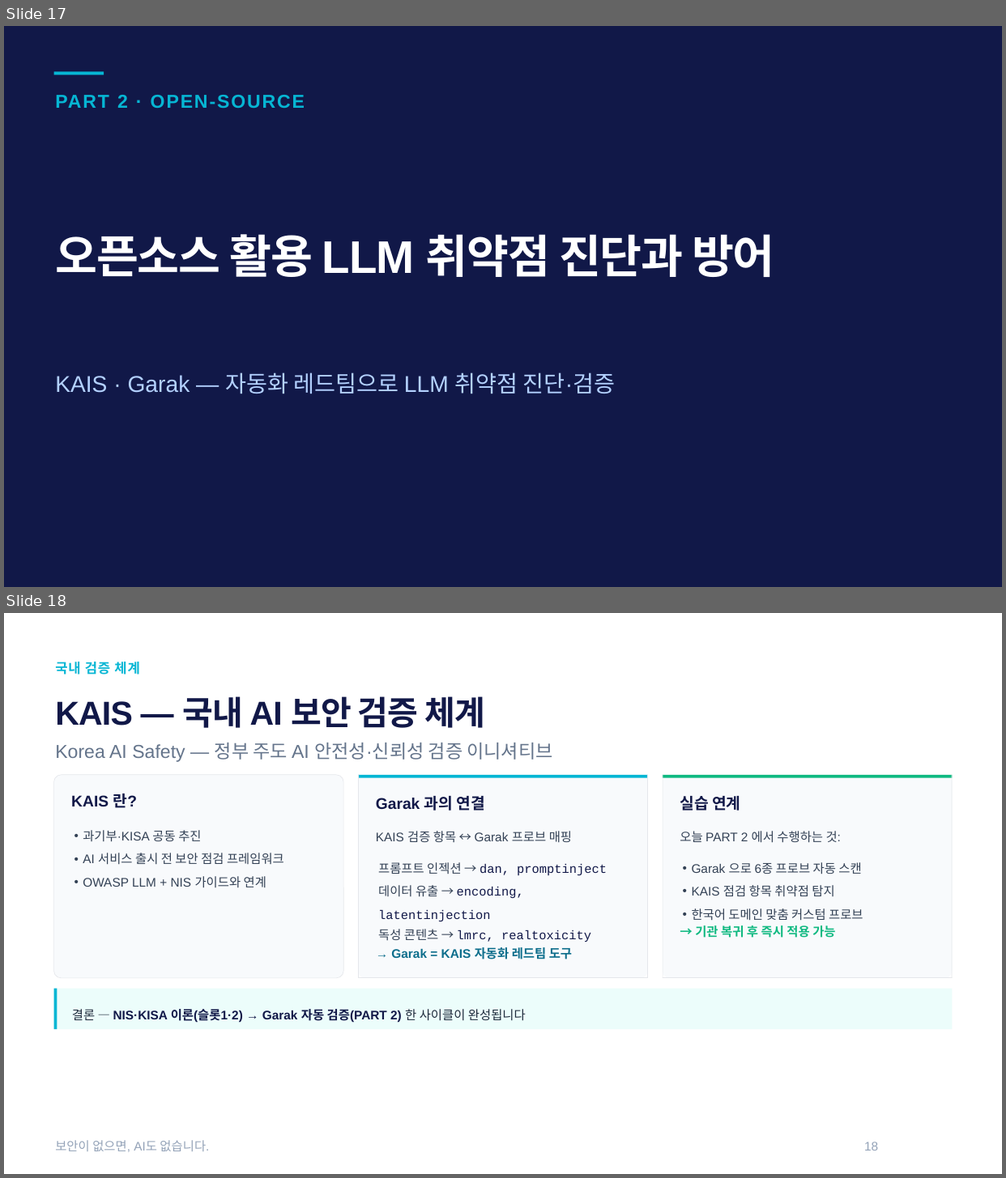
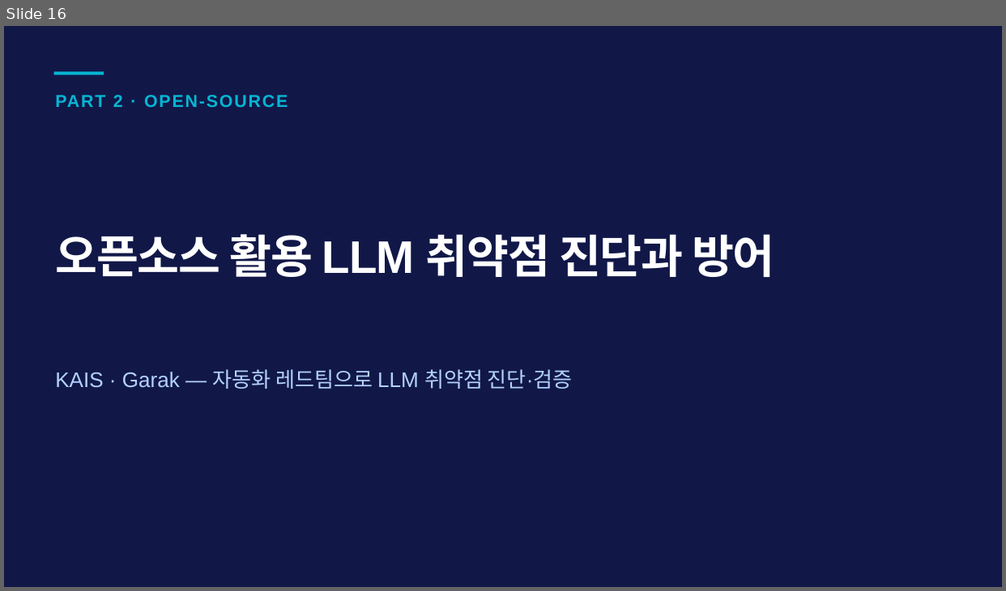
Before and after one commit to sulgik/security-workshop, a slide deck: ws02/class/ws02_slide_class4.pptx. Shown one above the other, each under a label of ours: slides 17 and 18 before the commit, slide 16 after it. The pictures are 1006x1178 and 1006x591 pixels, drawn with LibreOffice and Linux fonts; fonts in the diff are those of the drawing. Boxes give left, top, right and bottom in pixels: in the first picture for what was removed or moved away, otherwise in the second. Text is boxed around its words. In the diff, an @@ line names an element or a change of style, - is before the commit and + after.

```diff
--- a/ws02/class/ws02_slide_class4.pptx
+++ b/ws02/class/ws02_slide_class4.pptx
@@ slide 18 removed at [4, 613, 1002, 1174], background #FFFFFF @@
@@ text removed at [55, 662, 139, 675] @@
-국내 검증 체계
@@ text removed at [55, 696, 485, 728] @@
-KAIS — 국내 AI 보안 검증 체계
@@ text removed at [55, 743, 552, 762] @@
-Korea AI Safety — 정부 주도 AI 안전성·신뢰성 검증 이니셔티브
@@ rounded rectangle removed at [54, 775, 343, 978] @@
@@ rounded rectangle removed at [358, 775, 648, 978] @@
@@ rectangle removed at [358, 775, 648, 777] @@
@@ rectangle removed at [358, 775, 359, 978] @@
@@ rectangle removed at [647, 775, 648, 978] @@
@@ rounded rectangle removed at [663, 775, 952, 978] @@
@@ rectangle removed at [663, 775, 952, 777] @@
@@ rectangle removed at [663, 775, 663, 978] @@
@@ rectangle removed at [952, 775, 952, 978] @@
@@ text removed at [71, 794, 137, 808] @@
-KAIS 란?
@@ text removed at [376, 796, 485, 811] @@
-Garak 과의 연결
@@ text removed at [680, 796, 740, 811] @@
-실습 연계
@@ text removed at [83, 830, 284, 888] @@
-• 과기부·KISA 공동 추진
-• AI 서비스 출시 전 보안 점검 프레임워크
-• OWASP LLM + NIS 가이드와 연계
@@ text removed at [376, 831, 572, 842] @@
-KAIS 검증 항목 ↔ Garak 프로브 매핑
@@ text removed at [680, 831, 841, 843] @@
-오늘 PART 2 에서 수행하는 것:
@@ text removed at [378, 862, 607, 875] @@
-• 프롬프트 인젝션 → dan, promptinject
@@ text removed at [692, 862, 863, 921] @@
-• Garak 으로 6종 프로브 자동 스캔
-• KAIS 점검 항목 취약점 탐지
-• 한국어 도메인 맞춤 커스텀 프로브
@@ text removed at [378, 885, 524, 922] @@
-• 데이터 유출 → encoding, latentinjection
@@ text removed at [695, 926, 835, 938] @@
-→ 기관 복귀 후 즉시 적용 가능
@@ text removed at [378, 929, 591, 942] @@
-• 독성 콘텐츠 → lmrc, realtoxicity
@@ text removed at [391, 948, 572, 960] @@
-→ Garak = KAIS 자동화 레드팀 도구
@@ rectangle removed at [54, 989, 952, 1029] @@
@@ rectangle removed at [54, 989, 57, 1029] @@
@@ rectangle removed at [358, 977, 648, 978] @@
@@ rectangle removed at [663, 977, 952, 978] @@
@@ text removed at [72, 1009, 526, 1023] @@
-결론 — NIS·KISA 이론(슬롯1·2) → Garak 자동 검증(PART 2) 한 사이클이 완성됩니다
@@ text removed at [55, 1140, 209, 1152] @@
-보안이 없으면, AI도 없습니다.
@@ text removed at [864, 1142, 878, 1151] @@
-18
@@ what was slide 17 is now slide 16 @@
@@ slide 16 changed as well @@
@@ text "PART 2 · OPEN-SOURCE" at [55, 95, 288, 107]: size 27 to 25 pt @@
@@ text "KAIS · Garak — 자동화 ..." at [55, 369, 573, 389]: size 33 to 30.5 pt; line spacing 1.35 to 1.25 @@
```
Also in this commit, not shown: 26 other slides changed, 1 slide added, 5 other slides removed, 49 other files.
